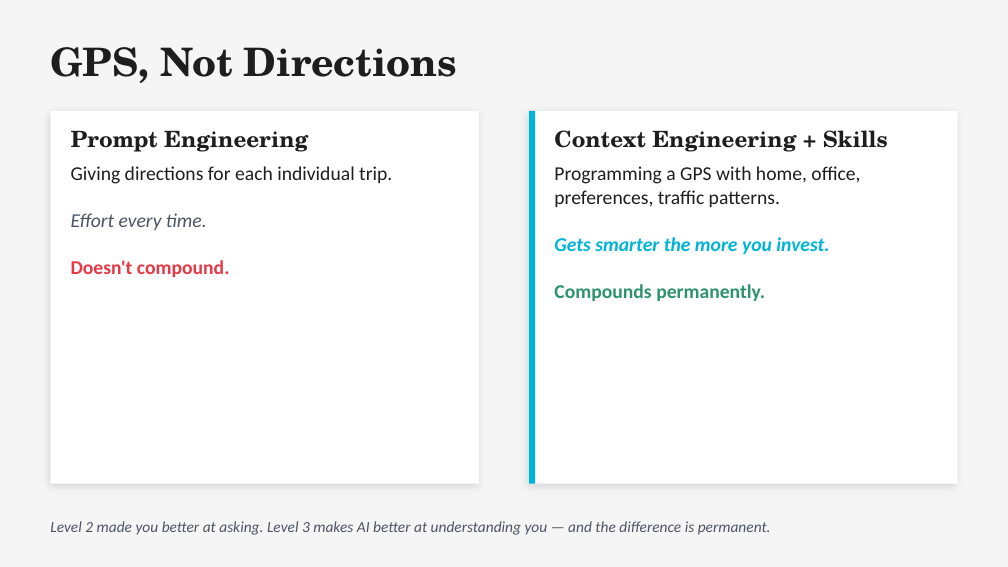
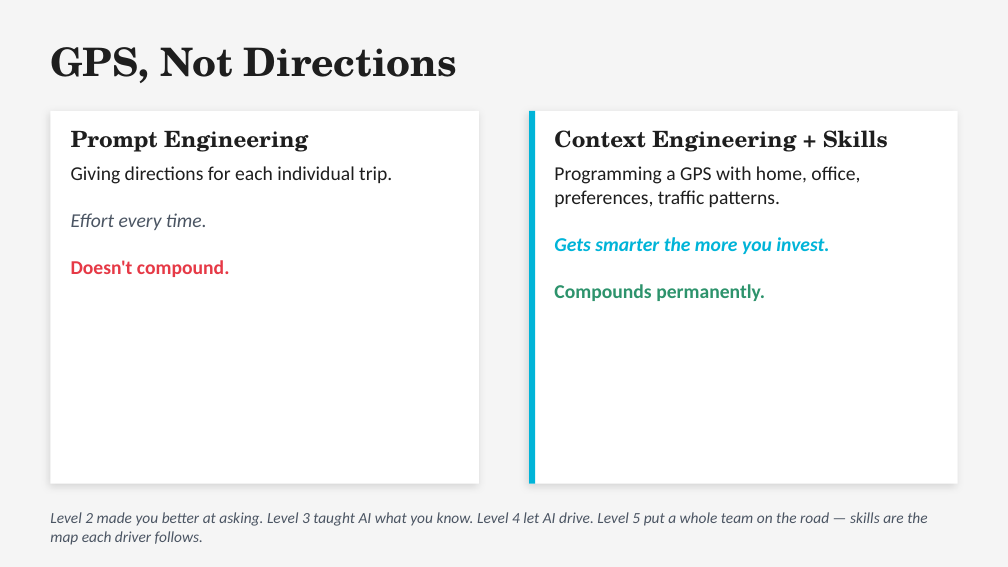
Before and after one commit to michaelengland/ai-best-practices, a slide deck: slide 40 of Getting-Agents-to-Give-Up-Their-Secrets.pptx (slide 31 before the commit). Drawn at 1008x567 pixels with LibreOffice and Linux fonts; fonts in the diff are those of the drawing. Boxes give left, top, right and bottom in pixels: in the first picture for what was removed or moved away, otherwise in the second. Text is boxed around its words. In the diff, an @@ line names an element or a change of style, - is before the commit and + after.

```diff
--- a/Getting-Agents-to-Give-Up-Their-Secrets.pptx
+++ b/Getting-Agents-to-Give-Up-Their-Secrets.pptx
@@ text at (50,512,927,545): text changed @@
-Level 2 made you better at asking. Level 3 makes AI better at understanding you — and the difference is permanent.
+Level 2 made you better at asking. Level 3 taught AI what you know. Level 4 let AI drive. Level 5 put a whole team on the road — skills are the map each driver follows.
```
Also in this commit, not shown: 17 other slides changed, 4 slides added, 7 slides removed, 3 other files.
